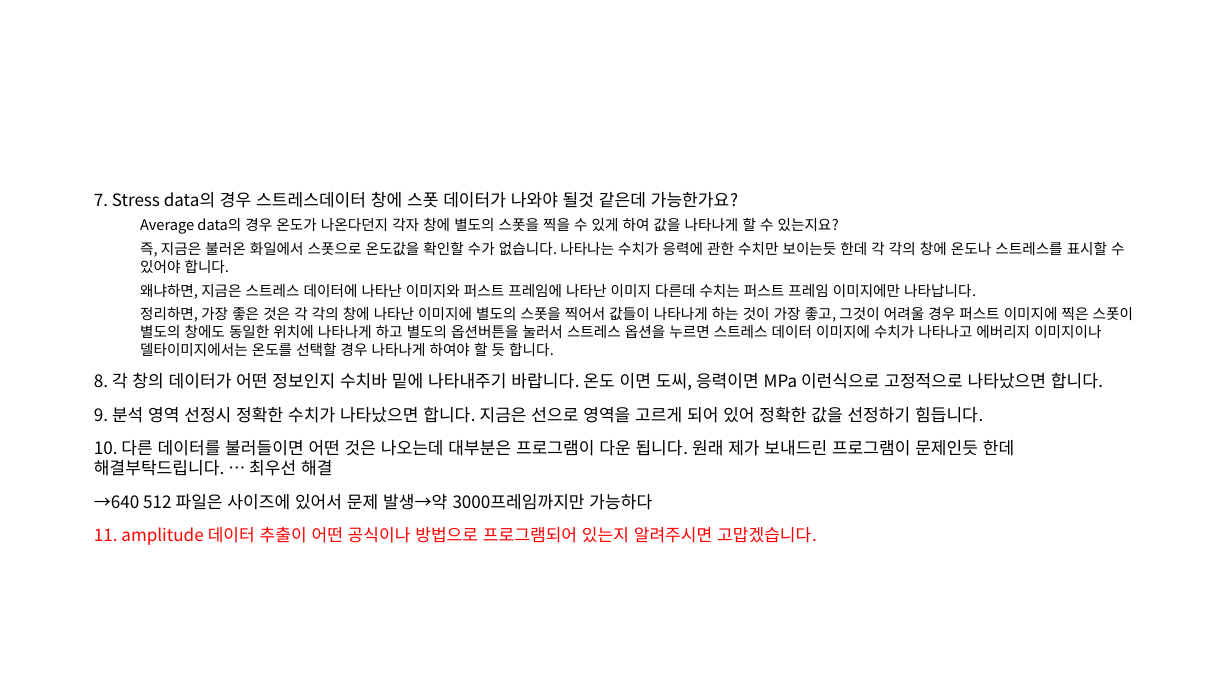
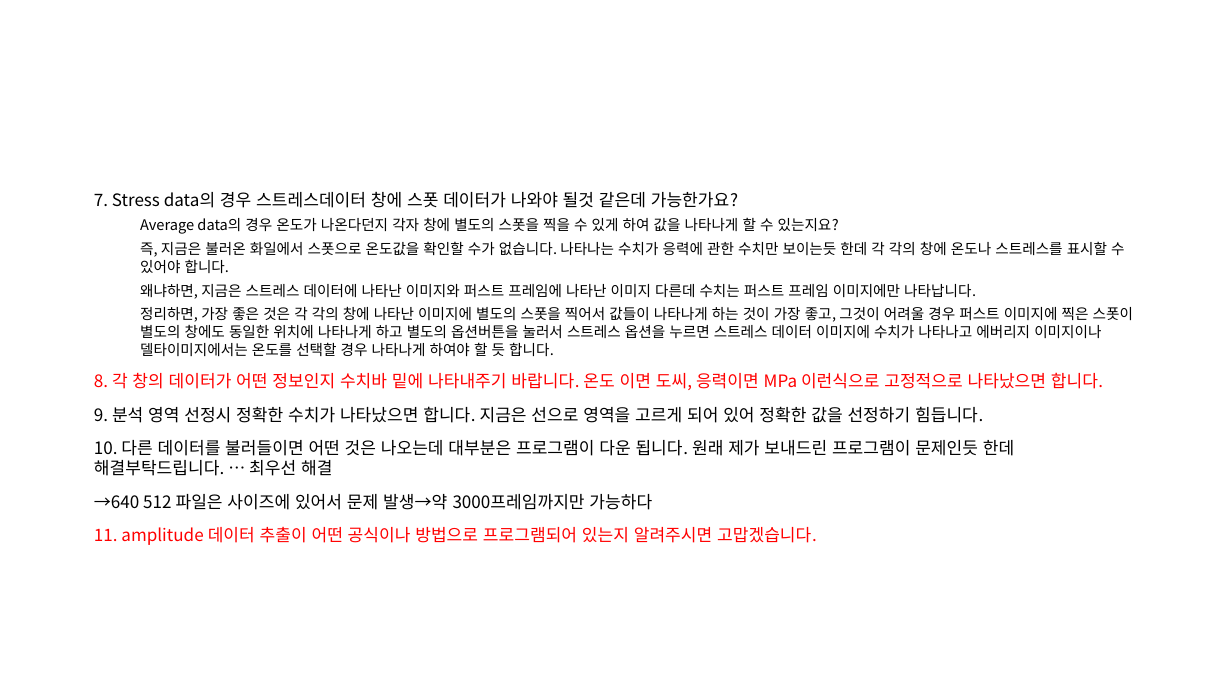
Before and after one commit to opo6954/heat_image_program, a slide deck: slide 3 of PTW_new_Source/160708 프로그램 수정사항.pptx. Drawn at 1232x693 pixels with LibreOffice and Linux fonts; fonts in the diff are those of the drawing. Boxes give left, top, right and bottom in pixels: in the first picture for what was removed or moved away, otherwise in the second. Text is boxed around its words. In the diff, an @@ line names an element or a change of style, - is before the commit and + after.

```diff
--- a/PTW_new_Source/160708 프로그램 수정사항.pptx
+++ b/PTW_new_Source/160708 프로그램 수정사항.pptx
@@ text at (94, 372, 1103, 390): text colour #000000 to #FF0000 in "8. 각 창의 데이터가 어떤 정보인지 수치바 ..." @@
```
Also in this commit, not shown: 1 other slide changed, 43 other files.
